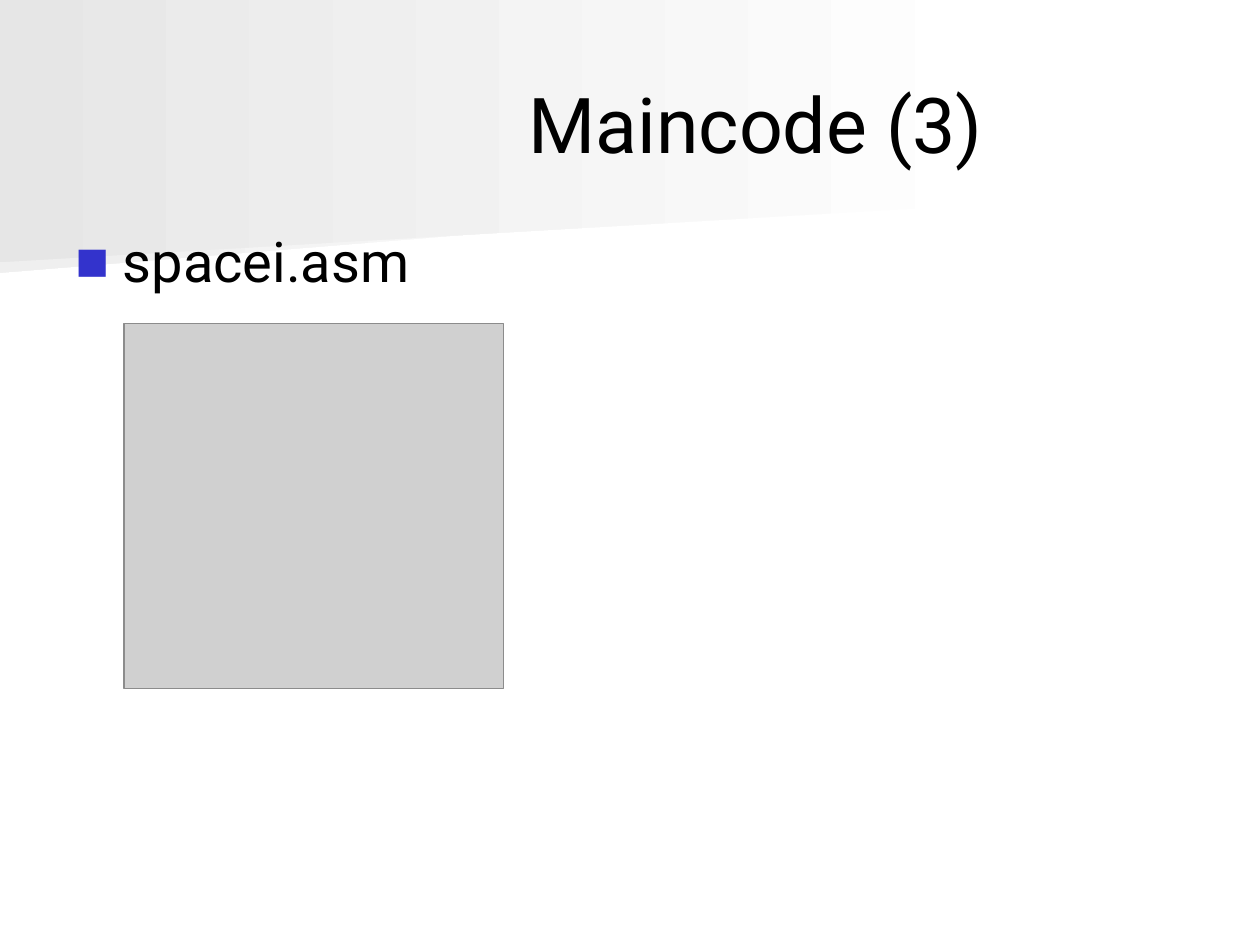
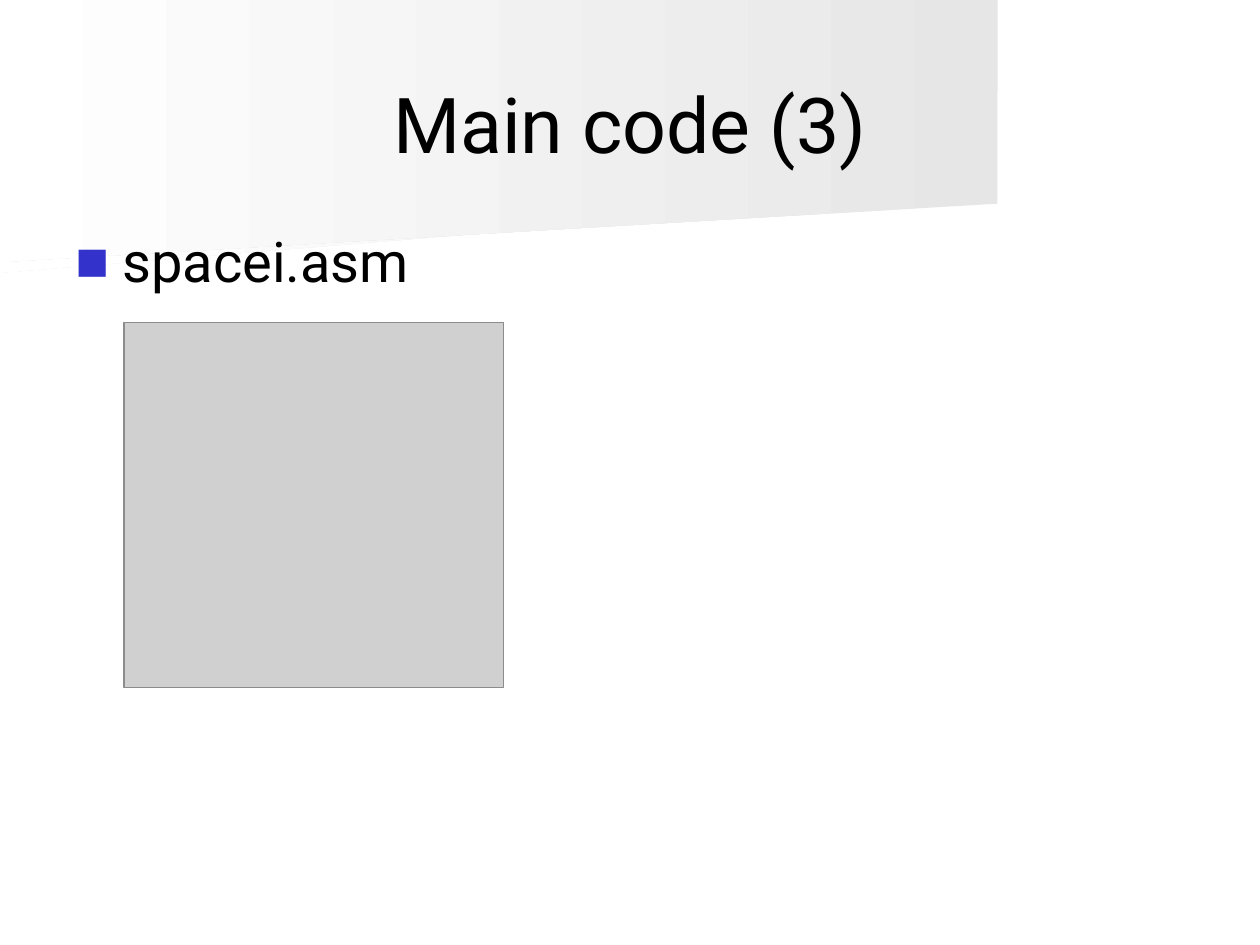
Before and after one commit to angryzor/space_invaders_8086, a slide deck: slide 46 of Presentatie.ppt (slide 45 before the commit). Drawn at 1260x945 pixels with LibreOffice and Linux fonts; fonts in the diff are those of the drawing; grey boxes stand for pictures. Boxes give left, top, right and bottom in pixels: in the first picture for what was removed or moved away, otherwise in the second. Text is boxed around its words. In the diff, an @@ line names an element or a change of style, - is before the commit and + after.

```diff
--- a/Presentatie.ppt
+++ b/Presentatie.ppt
@@ freeform shape at box(0, 0, 998, 262): fill gradient #FFFFFF to #E6E6E6 to gradient #E6E6E6 to #FFFFFF @@
@@ title at box(393, 91, 866, 171): text changed @@
-Maincode (3)
+Main code (3)
@@ freeform shape at box(0, 127, 982, 272): fill gradient #FFFFFF to #EFEFEF to gradient #EFEFEF to #FFFFFF @@
@@ text "spacei.asm" at box(122, 241, 409, 294): indent changed @@
```
Also in this commit, not shown: 45 other slides changed, 1 slide added.
